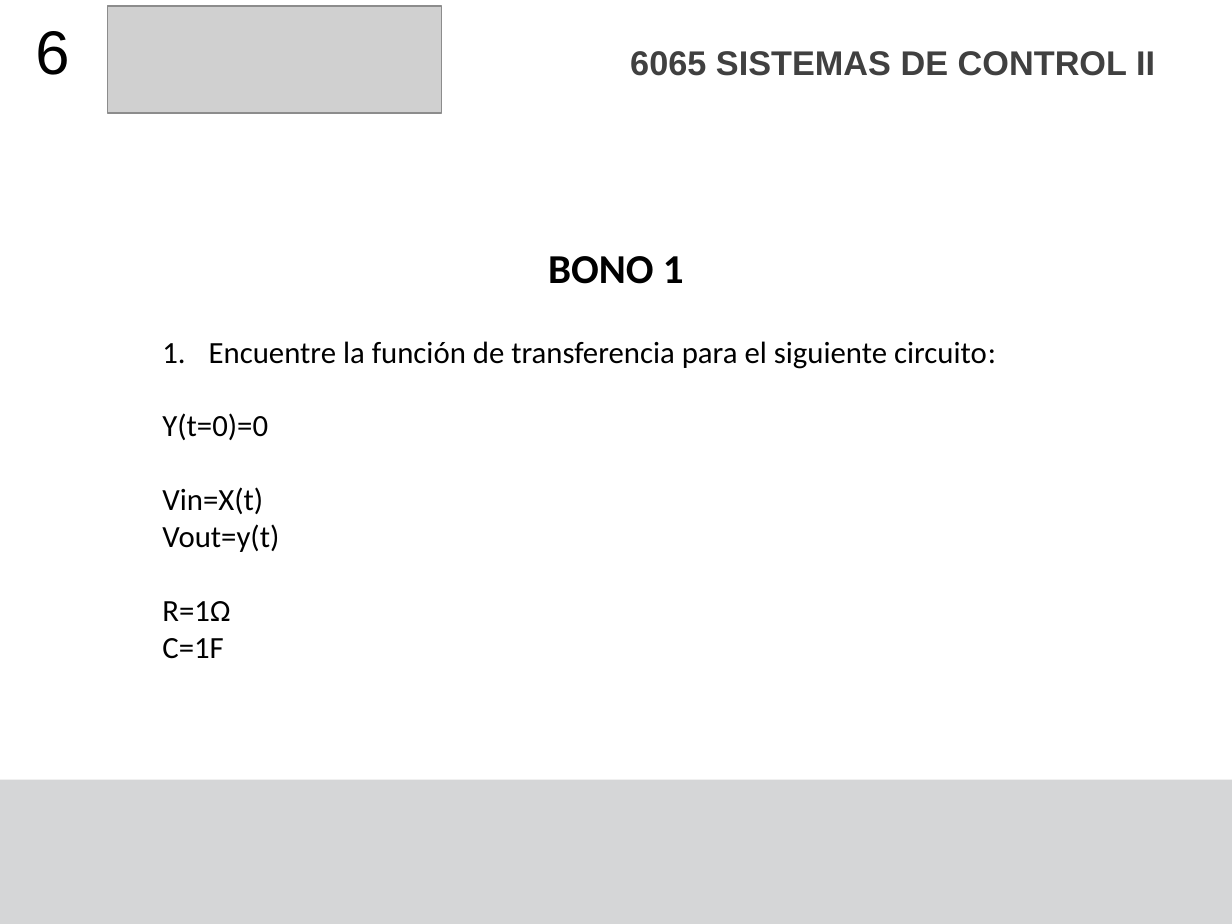
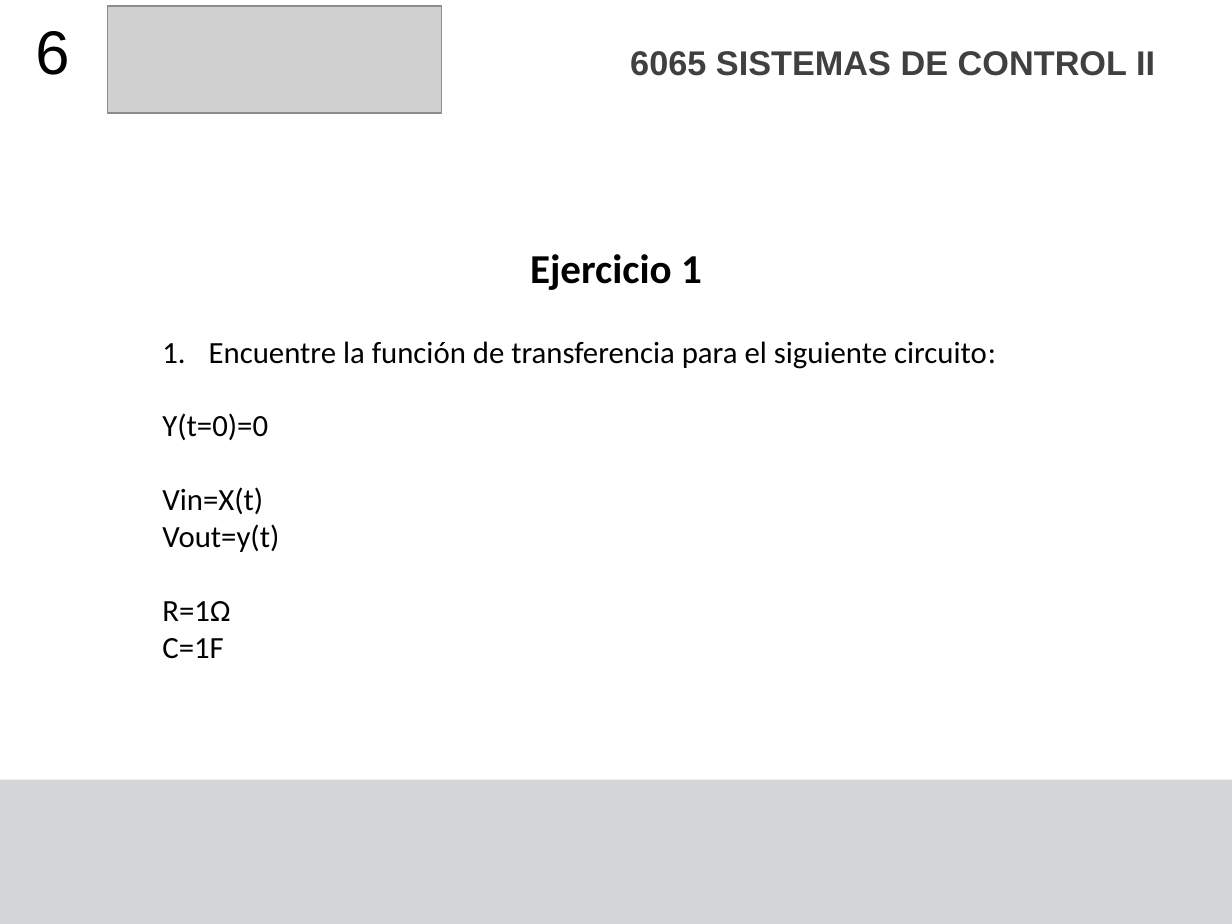
Before and after one commit to F4bian1012/Sistemas-de-Control-II---Ingenier-a-Mecatr-nica, a slide deck: slide 6 of Sesión_4/Sistemas de primer orden Discretos.pptx. Drawn at 1232x924 pixels with LibreOffice and Linux fonts; fonts in the diff are those of the drawing; grey boxes stand for pictures. Boxes give left, top, right and bottom in pixels: in the first picture for what was removed or moved away, otherwise in the second. Text is boxed around its words. In the diff, an @@ line names an element or a change of style, - is before the commit and + after.

```diff
--- a/Sesión_4/Sistemas de primer orden Discretos.pptx
+++ b/Sesión_4/Sistemas de primer orden Discretos.pptx
@@ title at [530,254,702,290]: text changed @@
-BONO 1
+Ejercicio 1
```
Also in this commit, not shown: 4 other files.
